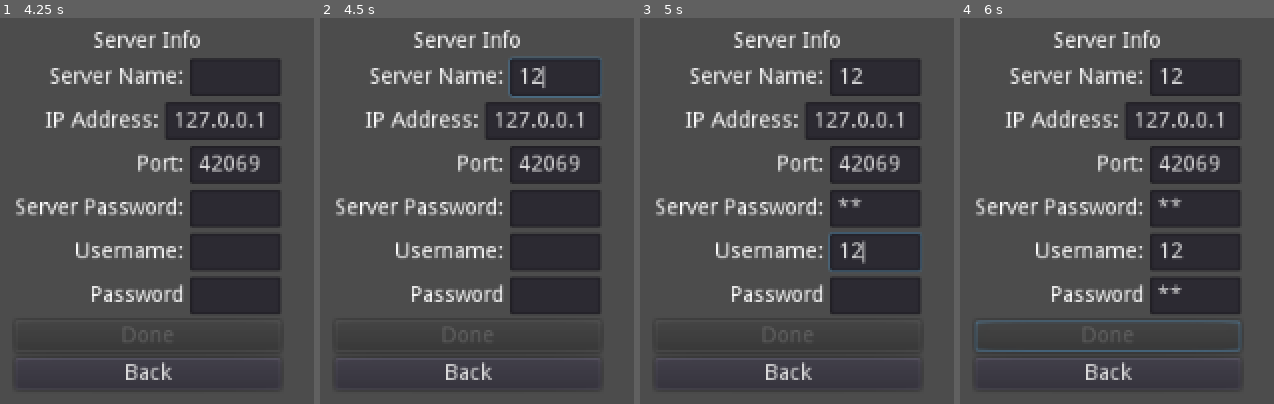
Above: before the commit, frames 1-4 (left to right).
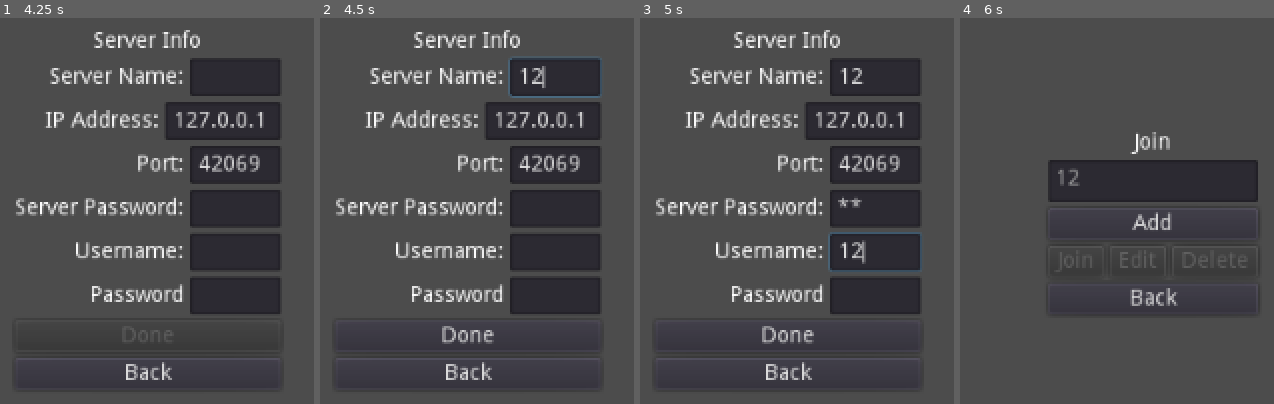
Above: after the commit, the same moments.

Repository: paperweights/z
Game: Godot game, scene res://menu/menu.tscn
The game is run twice, just before and just after one commit, with the same random seed, the same clock (stepped at 60 frames per second) and the same inputs.
Inputs (mouse positions are in pixels of both pictures, inside the frame that each line leads up to):
- Up to frame 1 (4.25 s): tap Enter at 0.5 s; click "Host" at 1.25 s; click "Back" at 2 s; click "Join" at 2.75 s; click "Add" at 3.5 s
- Up to frame 2 (4.5 s): click (555, 75) at 4.27 s; type "12" at 4.35 s
- Up to frame 3 (5 s): click (875, 207) at 4.5 s; type "12" at 4.58 s; click (875, 253) at 4.73 s; type "12" at 4.82 s
- Up to frame 4 (6 s): click (1195, 295) at 5.02 s; type "12" at 5.1 s; click (1107, 334) at 5.75 s, where only the run after the commit has a clickable "Done"

Frame 1 is identical in both runs. In frame 2, 0.4% of the frame differs, in the area x 38-56%, y 79-85%; in frame 3, 0.4%; in frame 4, 21%, in the area x 5-95%, y 3-94%.
Error before the commit: Invalid get index 'MIN_PORT' (on base: 'GDScript'). (res://menu/server_info_menu.gd:58)

Commit message:
working on receiving connection confirmation

Diff:
--- a/menu/join_menu.gd
+++ b/menu/join_menu.gd
@@ -8,8 +8,6 @@
 
 var _config: ConfigFile = ConfigFile.new()
 var _selected_server: int
-var _address: String = "127.0.0.1"
-var _port: int = GameState.DEFAULT_PORT
 
 onready var _main_menu: CenterContainer = get_node(_main_menu_node)
 onready var _server_info_menu: CenterContainer = get_node(_server_info_menu_node)
@@ -42,6 +40,10 @@
 
 func _on_join_pressed():
 	print('Joining Server')
+	var section = _servers.get_item_text(_selected_server)
+	var address = _config.get_value(section, ServerInfoMenu.ADDRESS_KEY)
+	var port = _config.get_value(section, ServerInfoMenu.PORT_KEY)
+	GameState.join_game(address, port)
 	return
 
 
--- a/menu/server_info_menu.gd
+++ b/menu/server_info_menu.gd
@@ -55,7 +55,7 @@
 		disabled = true
 	elif not _address.is_valid_ip_address():
 		disabled = true
-	elif _port < PortLine.MIN_PORT or _port > PortLine.MAX_PORT:
+	elif _port < GameState.MIN_PORT or _port > GameState.MAX_PORT:
 		disabled = true
 	_done_button.disabled = disabled
 	return
--- a/network/game_state.gd
+++ b/network/game_state.gd
@@ -43,3 +43,15 @@
 func _player_disconnected(id: int):
 	print("Player: " + str(id) + " disconnected")
 	return
+
+
+func _connected_ok():
+	print("Connected to the server successfully")
+	emit_signal("connection_succeeded")
+	return
+
+
+func _connected_fail():
+	print("Failed to connect to the server!")
+	emit_signal("connection_failed")
+	return
